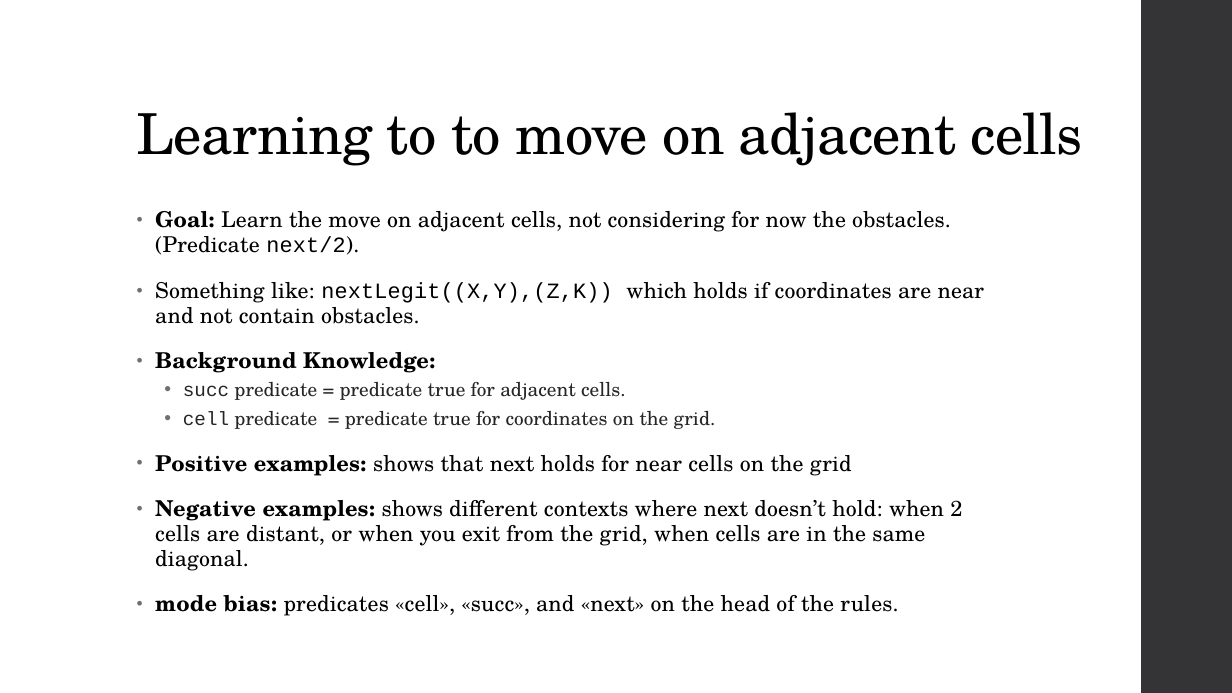
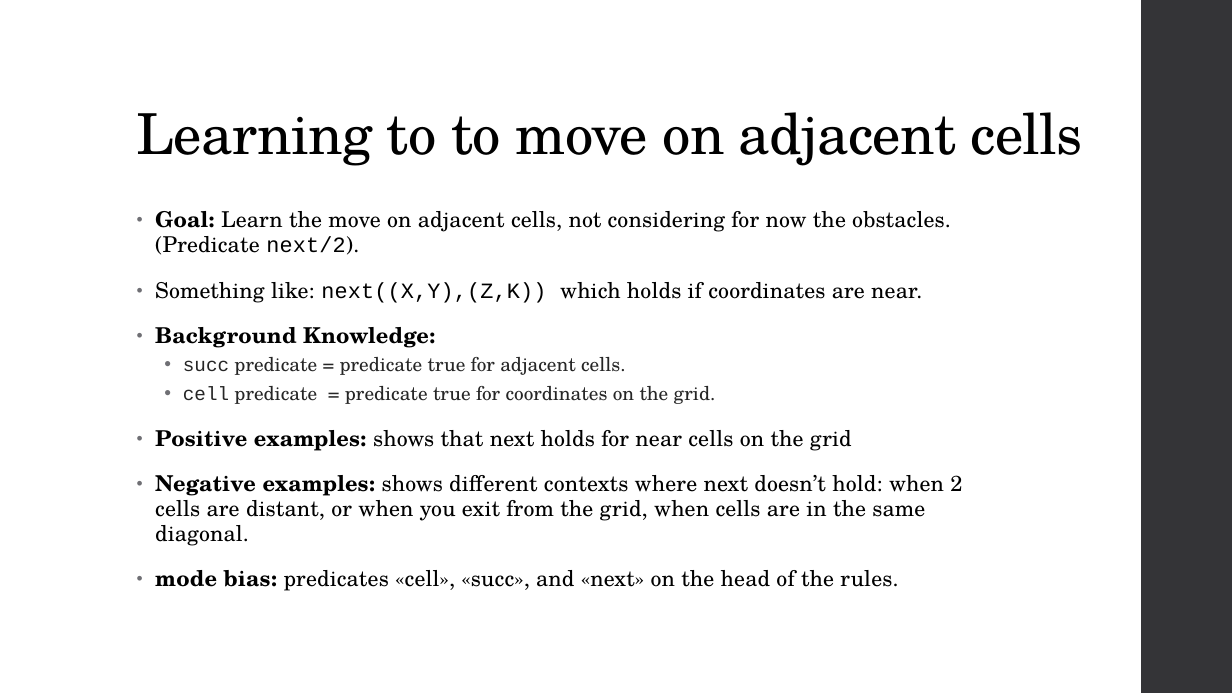
Before and after one commit to Alex-Dell1/ATAI_Maze_Project, a slide deck: slide 26 of ATAI_Presentation.pptx. Drawn at 1232x693 pixels with LibreOffice and Linux fonts; fonts in the diff are those of the drawing; background and template pictures are left out. Boxes give left, top, right and bottom in pixels: in the first picture for what was removed or moved away, otherwise in the second. Text is boxed around its words. In the diff, an @@ line names an element or a change of style, - is before the commit and + after.

```diff
--- a/ATAI_Presentation.pptx
+++ b/ATAI_Presentation.pptx
@@ text at bbox=[155, 282, 922, 303]: text changed @@
-• Something like: nextLegit((X,Y),(Z,K)) which holds if coordinates are near and not contain obstacles.
+• Something like: next((X,Y),(Z,K)) which holds if coordinates are near.
```
Also in this commit, not shown: 3 other slides changed, 5 slides added, 1 other file.
